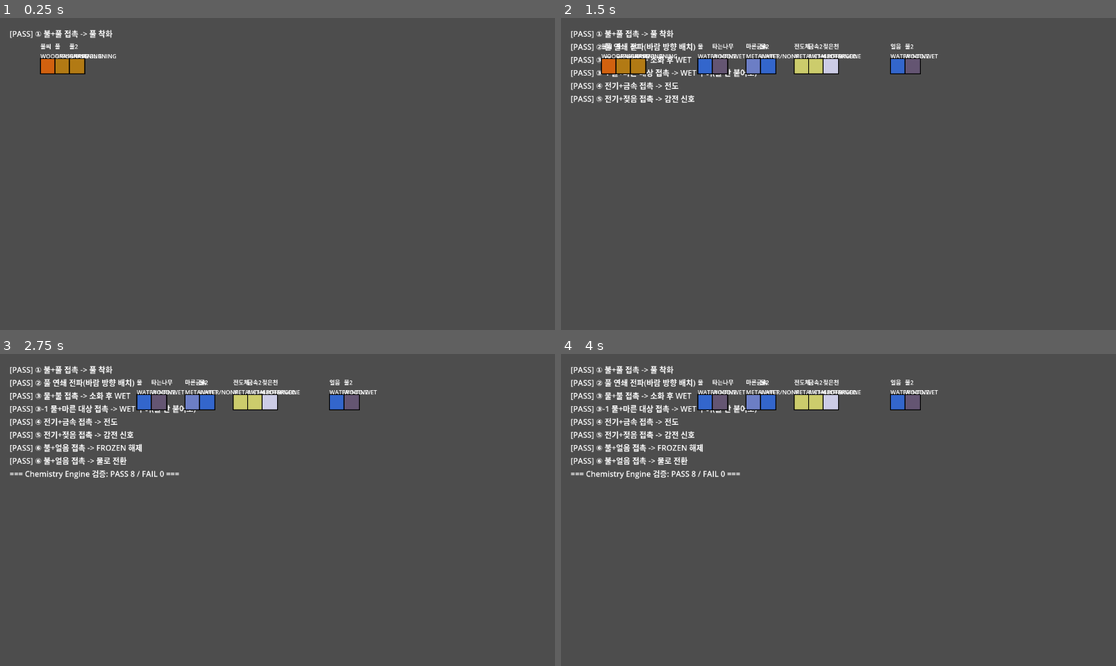
Above: before the commit, frames 1-4 (two rows, left to right).
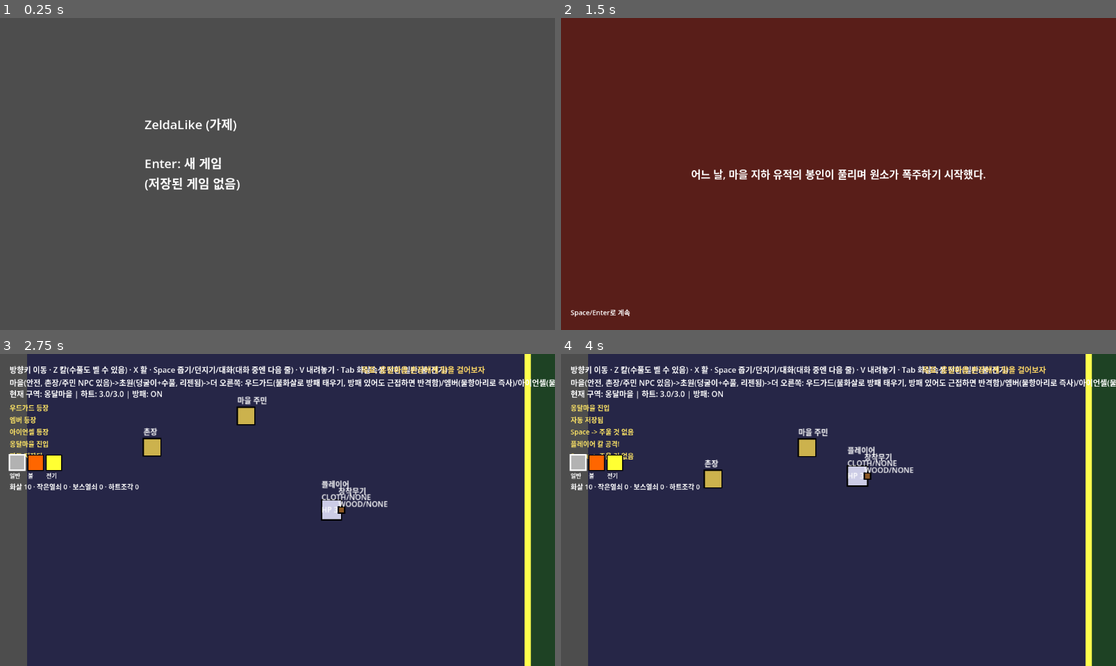
Above: after the commit, the same moments.

Repository: 50seok/ZeldaLike
Game: Godot game, scene res://scenes/title/title.tscn
Same seed, same stepped clock (60 frames per second), same inputs: the game is played once before the commit and once after it. Before the commit the project starts from res://scenes/chem_test/chem_test.tscn.
Inputs:
- Up to frame 1 (0.25 s): no input
- Up to frame 2 (1.5 s): tap Enter at 0.5 s; hold Right (ui_right) 0.53-1.28 s; tap C at 0.6, 1.35 s; tap Space at 0.77 s; hold Down (ui_down) from 1.28 s (still down)
- Up to frame 3 (2.75 s): tap Space at 1.52, 2 s; release Down (ui_down) at 2.03 s; hold Right (ui_right) from 2.03 s (still down); tap Enter at 2.1 s; tap C at 2.3 s
- Up to frame 4 (4 s): release Right (ui_right) at 2.78 s; hold Up (ui_up) 2.78-3.53 s; tap Keypad Enter at 2.85 s; tap Space at 3.02, 3.77 s; tap C at 3.05, 3.8 s; hold Left (ui_left) from 3.53 s (still down); tap Z at 3.6 s

The runs differ from the first frame. In frame 1, 1.7% of the frame differs, in the area x 1-44%, y 3-56%; in frame 2, 100%, in the area x 0-100%, y 0-100%; in frame 3, 95%; in frame 4, 95%.

Commit message:
feat: M4 우선순위5 - 전체 연결(타이틀->마을->던전->보스->엔딩), M4 전체 완료
각 조각(월드/던전/보스/타이틀/오프닝/엔딩)이 이미 개별 검증된 상태라, 이번엔
좌표공간을 억지로 합치지 않고 title/opening/ending에서 이미 쓰던
change_scene_to_file 패턴을 그대로 재사용해 씬 전환으로 이었다:

- world_test: 초원 동쪽 끝(x>=3100)에 던전 입구 - 진입 순간 저장 후
  dungeon_test.tscn으로 전환
- dungeon_test: 보스방 placeholder를 실제 ChaosCore+물웅덩이 2곳으로 교체
  (boss_test.tscn에서 이미 검증한 구성 재사용), 격파 시 ending.tscn 전환.
  world_test와 동일한 이어하기(자동 로드)+구역 자동저장도 추가
- SaveManager: 저장 시 현재 씬 경로도 같이 기록 - 안 남기면 이어하기가
  항상 마을부터 시작해서 던전 깊이 진행한 저장이 무의미해짐(실측 발견).
  Title.continue_game()이 이 경로로 정확히 복귀
- project.godot main_scene을 title.tscn으로 변경(완성된 진입점)

검증: m4_connect_test 3/3 신규(이어하기 씬 복원 로직), 기존 14개 스위트
123/123 회귀 유지(전체 131/131).

M4(보스+스토리) 우선순위 1~5 전체 완료.

Diff:
--- a/project/project.godot
+++ b/project/project.godot
@@ -11,7 +11,7 @@
 [application]
 
 config/name="ZeldaLike"
-run/main_scene="res://scenes/chem_test/chem_test.tscn"
+run/main_scene="res://scenes/title/title.tscn"
 config/features=PackedStringArray("4.7", "GL Compatibility")
 
 [autoload]
--- a/project/scenes/dungeon_test/dungeon_test.gd
+++ b/project/scenes/dungeon_test/dungeon_test.gd
@@ -47,7 +47,7 @@
 	var help := Label.new()
 	help.position = Vector2(20, 20)
 	help.add_theme_font_size_override("font_size", 16)
-	help.text = "방향키 이동 · Z 칼(수풀도 벨 수 있음) · X 활 · Space 줍기/던지기/상자 열기/대화(대화 중엔 다음 줄) · V 내려놓기 · Tab 화살속성 전환\n입구(수풀 태우기, 석판1)->작은열쇠방(석판2)->전기스위치방(얼음 녹이면 남쪽 비밀방=정령)->보스열쇠방(석판3)->보스방(placeholder)"
+	help.text = "방향키 이동 · Z 칼(수풀도 벨 수 있음) · X 활 · Space 줍기/던지기/상자 열기/대화(대화 중엔 다음 줄) · V 내려놓기 · Tab 화살속성 전환\n입구(수풀 태우기, 석판1)->작은열쇠방(석판2)->전기스위치방(얼음 녹이면 남쪽 비밀방=정령)->보스열쇠방(석판3)->보스방(혼돈의 코어, 물+전기 콤보로 스턴시킨 뒤 칼로 3회)"
 	ui.add_child(help)
 
 	_status_label = Label.new()
@@ -96,7 +96,16 @@
 	_zone_ctrl.zones = zones
 	add_child(_zone_ctrl)
 	_zone_ctrl.setup(camera, _player)
-	_zone_ctrl.zone_changed.connect(func(zone): _log("%s 진입" % (zone.zone_name if zone else "경계 밖")))
+	_zone_ctrl.zone_changed.connect(func(zone):
+		_log("%s 진입" % (zone.zone_name if zone else "경계 밖"))
+		SaveManager.save_game(_player)
+	)
+
+	# world_test.tscn과 동일한 이어하기 방식 - 저장이 있으면(월드에서 넘어왔거나
+	# 타이틀 "이어하기"로 던전 도중부터 시작하는 경우) 여기서 상태를 덮어쓴다.
+	if SaveManager.has_save():
+		SaveManager.load_game(_player)
+		_log("저장된 게임을 이어서 불러왔습니다")
 
 	# 퍼즐 ① - 입구를 막은 마른 수풀. 베거나 태우면 사라져 다음 방으로 갈 수 있다.
 	var blockage := GrassPatch.new()
@@ -165,11 +174,36 @@
 	boss_door.global_position = Vector2(3195, 300)
 	add_child(boss_door)
 
-	var boss_placeholder := Label.new()
-	boss_placeholder.position = Vector2(3300, 250)
-	boss_placeholder.add_theme_font_size_override("font_size", 20)
-	boss_placeholder.text = "(보스 \"혼돈의 코어\"는 우선순위 M4에서 구현 예정)"
-	add_child(boss_placeholder)
+	# 보스 방 - boss_test.tscn에서 검증한 그대로: 보스 + 물웅덩이 2곳(항아리 리필,
+	# §4.1 "보스 방 고정 배치"). 격파되면 엔딩으로 넘어간다.
+	var boss := ChaosCore.new()
+	boss.global_position = Vector2(3600, 300)
+	add_child(boss)
+	boss.phase_changed.connect(func(new_phase):
+		var phase_names := {ChaosCore.Phase.TWO: "2(얼음+덩굴이 소환)", ChaosCore.Phase.THREE: "3(속도+탄막 증가)"}
+		_log("혼돈의 코어 -> 페이즈 %s 돌입!" % phase_names.get(new_phase, str(new_phase)))
+	)
+	boss.defeated.connect(func():
+		_log("혼돈의 코어 격파! 승리!")
+		get_tree().change_scene_to_file("res://scenes/ending/ending.tscn")
+	)
+
+	var boss_jar_sp1 := SpawnPoint.new()
+	boss_jar_sp1.entity_type = "water_jar"
+	boss_jar_sp1.respawn_sec = 5.0
+	boss_jar_sp1.position = Vector2(3300, 500)
+	add_child(boss_jar_sp1)
+	var boss_jar_sp2 := SpawnPoint.new()
+	boss_jar_sp2.entity_type = "water_jar"
+	boss_jar_sp2.respawn_sec = 5.0
+	boss_jar_sp2.position = Vector2(3850, 500)
+	add_child(boss_jar_sp2)
+
+	var boss_item_mgr := FieldSpawnManager.new()
+	boss_item_mgr.spawn_points = [boss_jar_sp1, boss_jar_sp2]
+	boss_item_mgr.field_cap = 2
+	add_child(boss_item_mgr)
+	boss_item_mgr.setup(camera)
 
 	# 우선순위4 - 석판(§3.5 유적 내력) + 정령 구출. 기존 NPC/대화 시스템을 그대로
 	# 재사용한다(석판=대사만 있는 NPC, 정령=sets_flag가 있는 NPC) - 새 시스템 없음.
--- /dev/null
+++ b/project/scenes/m4_connect_test/m4_connect_test.gd
@@ -0,0 +1,75 @@
+extends Node2D
+
+## M4 우선순위5 검증: 전체 연결(§4 "타이틀→마을→던전→보스→엔딩"). 씬 전환
+## 자체(world_test<->dungeon_test<->ending)는 실제로 트리거하면 테스트 씬
+## 자신이 갈아치워지므로, 여기선 "이어하기가 저장된 씬으로 정확히 돌아가는지"
+## 를 뒷받침하는 SaveManager.get_saved_scene_path()만 확인한다. 던전 입구
+## 트리거·보스방 배치는 world_test.tscn/dungeon_test.tscn에서 수동 플레이로
+## 확인(플레이어 위치 기반 실제 씬 전환이라 자동화하면 테스트 트리 자체가 깨짐).
+
+const TEST_SAVE_PATH := "user://test_savegame_connect.json"
+
+@onready var _label: Label = $DebugLabel
+
+var _log: Array[String] = []
+var _pass_count := 0
+var _fail_count := 0
+
+
+func _ready() -> void:
+	await get_tree().process_frame
+	var original_path := SaveManager.save_path
+	SaveManager.save_path = TEST_SAVE_PATH
+	await _run_all_tests()
+	SaveManager.save_path = original_path
+	if FileAccess.file_exists(TEST_SAVE_PATH):
+		DirAccess.remove_absolute(ProjectSettings.globalize_path(TEST_SAVE_PATH))
+	_print_summary()
+
+
+func _check(label: String, condition: bool) -> void:
+	if condition:
+		_pass_count += 1
+		_log.append("[PASS] %s" % label)
+	else:
+		_fail_count += 1
+		_log.append("[FAIL] %s" % label)
+	_refresh_label()
+
+
+func _refresh_label() -> void:
+	_label.text = "\n".join(_log)
+
+
+func _run_all_tests() -> void:
+	await _test_saved_scene_path_roundtrip()
+
+
+func _test_saved_scene_path_roundtrip() -> void:
+	_check("A 저장 없음 -> 씬 경로 빈 문자열", SaveManager.get_saved_scene_path() == "")
+
+	var dummy_player := Player.new()
+	SaveManager.save_game(dummy_player)
+	dummy_player.free()
+
+	# 이 테스트 씬 자체가 지금 get_tree().current_scene이므로, 저장된 씬 경로도
+	# 그와 일치해야 한다 - "이어하기"가 던전 도중에 저장해도 던전으로 돌아가는
+	# 근거(실측: 예전엔 씬 경로를 안 남겨서 이어하기가 항상 마을부터 시작했음).
+	var expected_path := get_tree().current_scene.scene_file_path
+	_check("B 저장 후 -> 현재 씬 경로가 기록됨", SaveManager.get_saved_scene_path() == expected_path)
+
+	SaveManager.delete_save()
+	_check("C 저장 삭제 후 -> 다시 빈 문자열", SaveManager.get_saved_scene_path() == "")
+
+	await get_tree().create_timer(0.1).timeout
+
+
+func _print_summary() -> void:
+	var summary := "=== M4 전체연결(이어하기 씬 복원) 검증: PASS %d / FAIL %d ===" % [_pass_count, _fail_count]
+	_log.append(summary)
+	_refresh_label()
+	print(summary)
+	for line in _log:
+		print(line)
+	if DisplayServer.get_name() == "headless":
+		get_tree().quit(0 if _fail_count == 0 else 1)
--- /dev/null
+++ b/project/scenes/m4_connect_test/m4_connect_test.tscn
@@ -0,0 +1,13 @@
+[gd_scene load_steps=2 format=3]
+
+[ext_resource type="Script" path="res://scenes/m4_connect_test/m4_connect_test.gd" id="1"]
+
+[node name="M4ConnectTest" type="Node2D"]
+script = ExtResource("1")
+
+[node name="DebugLabel" type="Label" parent="."]
+offset_left = 20.0
+offset_top = 20.0
+offset_right = 780.0
+offset_bottom = 500.0
+text = "M4 전체연결 검증 씬 로딩 중..."
--- a/project/scenes/title/title.gd
+++ b/project/scenes/title/title.gd
@@ -48,4 +48,5 @@
 
 
 func continue_game() -> void:
-	get_tree().change_scene_to_file(main_game_scene_path)
+	var saved_scene := SaveManager.get_saved_scene_path()
+	get_tree().change_scene_to_file(saved_scene if saved_scene != "" else main_game_scene_path)
--- a/project/scenes/world_test/world_test.gd
+++ b/project/scenes/world_test/world_test.gd
@@ -16,11 +16,18 @@
 var _village_bounds := Rect2(0, 0, 800, 600)
 var _field_bounds := Rect2(800, 0, 2400, 1400)
 
+## §4.2 "필드를 지나 유적(던전)으로" - 초원 동쪽 끝에 던전 입구를 둔다. 씬 전환
+## 방식(월드↔던전은 좌표공간이 완전히 달라 하나로 합치기보다 우선순위4까지의
+## title/opening/ending과 동일한 change_scene_to_file 패턴을 그대로 재사용).
+var _dungeon_entrance_x := 3100.0
+var _entered_dungeon := false
+
 
 func _draw() -> void:
 	draw_rect(_village_bounds, Color(0.15, 0.15, 0.28))
 	draw_rect(_field_bounds, Color(0.12, 0.26, 0.14))
 	draw_rect(Rect2(_village_bounds.end.x - 5, 0, 10, _village_bounds.size.y), Color(1.0, 1.0, 0.3))
+	draw_rect(Rect2(_dungeon_entrance_x, 0, 100, _field_bounds.size.y), Color(0.3, 0.25, 0.15))
 
 
 func _ready() -> void:
@@ -203,6 +210,12 @@
 	villager.global_position = Vector2(350, 150)
 	add_child(villager)
 
+	var entrance_label := Label.new()
+	entrance_label.position = Vector2(_dungeon_entrance_x, -30)
+	entrance_label.add_theme_font_size_override("font_size", 16)
+	entrance_label.text = "유적 입구 →"
+	add_child(entrance_label)
+
 
 func _process(_delta: float) -> void:
 	if not is_instance_valid(_player):
@@ -213,6 +226,11 @@
 		("ON" if _player.shield_active else "OFF"),
 	]
 
+	if not _entered_dungeon and _player.global_position.x >= _dungeon_entrance_x:
+		_entered_dungeon = true
+		SaveManager.save_game(_player)  # 유적으로 넘어가는 순간 상태를 확정 저장
+		get_tree().change_scene_to_file("res://scenes/dungeon_test/dungeon_test.tscn")
+
 
 func _on_monster_spawned(monster: Node) -> void:
 	_log("%s 등장" % monster.display_name)
--- a/project/scripts/story/save_manager.gd
+++ b/project/scripts/story/save_manager.gd
@@ -1,9 +1,7 @@
 extends Node
 
-## §3.4 세이브/로드 — JSON 1슬롯(user://). 타이틀 화면이 아직 없어서(M4 스코프)
-## "이어하기"는 씬 시작 시 저장이 있으면 자동으로 적용하는 것으로 대신한다.
-## "방 클리어 시 자동저장"은 현재 스코프엔 던전 방이 없어 구역(WorldZone) 진입을
-## 체크포인트로 대신 쓴다 - 던전이 생기면(우선순위6) 방 클리어 시점 호출만 추가하면 됨.
+## §3.4 세이브/로드 — JSON 1슬롯(user://). 구역(WorldZone) 진입을 체크포인트로
+## 쓴다(던전 방도 §4.2 WorldZone 재사용이라 동일하게 적용됨).
 ##
 ## save_path를 const가 아니라 var로 둔 이유: 자동테스트가 실제 유저 세이브 파일을
 ## 덮어쓰지 않도록 테스트 중에만 다른 경로로 바꿔치기할 수 있게 하기 위함.
@@ -11,10 +9,14 @@
 var save_path: String = "user://savegame.json"
 
 
+## 어느 씬(마을/던전 등)에서 저장했는지도 같이 남긴다 - 안 남기면 "이어하기"가
+## 항상 마을부터 시작해버려서, 던전 깊이 들어간 상태로 저장해도 거기서부터
+## 이어지지 않는다(우선순위5 "전체 연결"에서 발견).
 func save_game(player: Player) -> void:
 	var data := {
 		"player": player.get_save_data(),
 		"story_flags": StoryFlags.to_dict(),
+		"scene_path": get_tree().current_scene.scene_file_path,
 	}
 	var file := FileAccess.open(save_path, FileAccess.WRITE)
 	if file == null:
@@ -47,3 +49,16 @@
 	player.apply_save_data(parsed.get("player", {}))
 	StoryFlags.from_dict(parsed.get("story_flags", {}))
 	return true
+
+
+## 타이틀 "이어하기"가 저장된 씬으로 정확히 돌아가기 위한 조회 전용 헬퍼.
+func get_saved_scene_path() -> String:
+	if not has_save():
+		return ""
+	var file := FileAccess.open(save_path, FileAccess.READ)
+	if file == null:
+		return ""
+	var parsed = JSON.parse_string(file.get_as_text())
+	if typeof(parsed) != TYPE_DICTIONARY:
+		return ""
+	return parsed.get("scene_path", "")
Not shown, added: project/scenes/m4_lore_test/m4_lore_test.gd.uid
